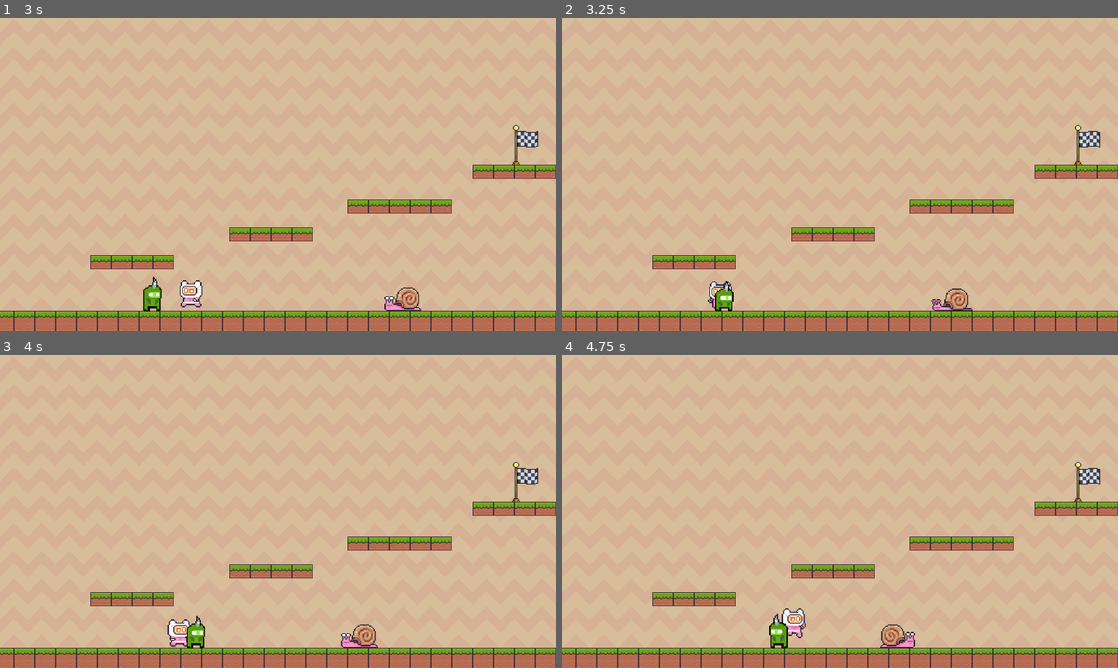
Above: before the commit, frames 1-4 (two rows, left to right).
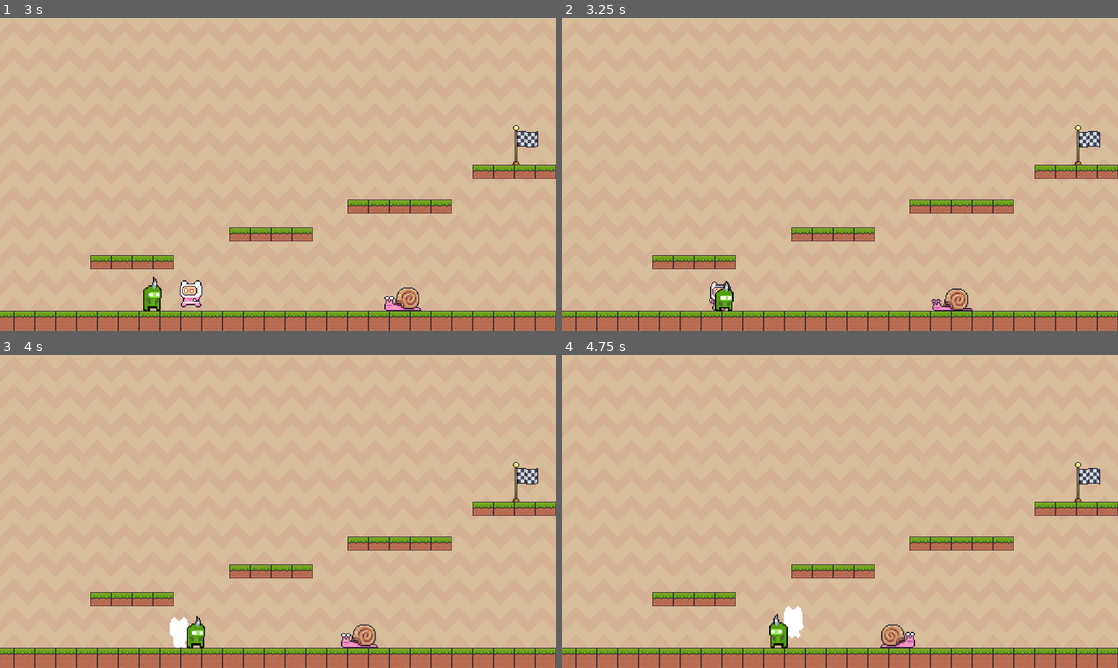
Above: after the commit, the same moments.

Repository: OVOAOVO/2DGame
Game: Godot game, scene res://Prefab/UI/开始界面.tscn
Two runs of this game, one before a commit and one after it. Both use one fixed random seed, a clock stepped at 60 frames per second and the inputs below.
Inputs:
- Up to frame 1 (3 s): click "开始游戏" at 0.5 s; hold D (right) 1.28-2.78 s; tap Space (jump) at 1.35, 1.52, 1.82, 2.1, 2.27, 2.57, 2.85 s; hold A (left) from 2.78 s (still down)
- Up to frame 2 (3.25 s): keep holding A (left)
- Up to frame 3 (4 s): release A (left) at 3.53 s; hold D (right) from 3.53 s (still down); tap Space (jump) at 3.6, 3.77 s
- Up to frame 4 (4.75 s): keep holding D (right); tap Space (jump) at 4.07, 4.35, 4.52 s

Frame 1 is identical in both runs. In frame 2, less than 0.1% of the frame differs, in the area x 26-31%, y 84-94%; in frame 3, 0.2%; in frame 4, 0.3%, in the area x 39-44%, y 80-91%.

Commit message:
玩家触碰敌人收击

Diff:
--- a/GDScripts/玩家/玩家动画切换.gd
+++ b/GDScripts/玩家/玩家动画切换.gd
@@ -1,10 +1,15 @@
 extends AnimatedSprite2D
+
+var is_hitting = false
 
 func _ready():
 	get_parent().connect("move_state_changed", _on_move_state_changed)
+	get_parent().get_node("Area2D").touch_enemy.connect(_on_touch_enemy)
 
+func _on_move_state_changed(is_run, is_jump, is_fall, dir):
 
-func _on_move_state_changed(is_run, is_jump, is_fall, velocity, dir):
+	if is_hitting:
+		return
 
 	if is_jump:
 		play("Jump")
@@ -18,3 +23,10 @@
 	# 直接用自己
 	if dir != 0:
 		flip_h = dir < 0
+
+func _on_touch_enemy():
+	print("收到 hit 信号")
+	is_hitting = true
+	play("Touch_Enemy")
+	await animation_finished
+	is_hitting = false
--- a/GDScripts/玩家/玩家收击与碰撞.gd
+++ b/GDScripts/玩家/玩家收击与碰撞.gd
@@ -1,4 +1,6 @@
 extends Area2D
+
+signal touch_enemy
 
 func _ready() -> void:
 	area_entered.connect(_on_area_entered)
@@ -7,3 +9,4 @@
 func _on_area_entered(area):
 	if area.is_in_group("Enemy"):
 		print("Enemy碰到玩家了")
+		emit_signal("touch_enemy")
--- a/GDScripts/玩家/玩家移动.gd
+++ b/GDScripts/玩家/玩家移动.gd
@@ -30,6 +30,5 @@
 		abs(velocity.x) > 1,
 		velocity.y < 0,
 		velocity.y > 0 and not is_on_floor(),
-		velocity,
 		direction
 	)
--- a/Prefab/角色/玩家角色.tscn
+++ b/Prefab/角色/玩家角色.tscn
@@ -5,6 +5,7 @@
 [ext_resource type="Texture2D" uid="uid://v1kmxdsi3t81" path="res://Assets/images/Pink Man/Idle (32x32).png" id="1_uyb8x"]
 [ext_resource type="Texture2D" uid="uid://dp8iko0a7ma5f" path="res://Assets/images/Pink Man/Jump (32x32).png" id="3_un6cx"]
 [ext_resource type="Texture2D" uid="uid://cmgy0elgamj1y" path="res://Assets/images/Pink Man/Run (32x32).png" id="4_un6cx"]
+[ext_resource type="Texture2D" uid="uid://cngjfjfc37vex" path="res://Assets/images/Pink Man/Hit (32x32).png" id="6_227gi"]
 [ext_resource type="Script" uid="uid://ce66i4gf5g6bd" path="res://GDScripts/玩家/玩家动画切换.gd" id="6_csbx2"]
 [ext_resource type="AudioStream" uid="uid://cgm1763ygod3n" path="res://Assets/sounds/Jump_new.wav" id="6_fcw5n"]
 [ext_resource type="Script" uid="uid://dky01sx8812y7" path="res://GDScripts/玩家/玩家收击与碰撞.gd" id="7_2p2l7"]
@@ -101,6 +102,34 @@
 atlas = ExtResource("4_un6cx")
 region = Rect2(352, 0, 32, 32)
 
+[sub_resource type="AtlasTexture" id="AtlasTexture_a6oc6"]
+atlas = ExtResource("6_227gi")
+region = Rect2(0, 0, 32, 32)
+
+[sub_resource type="AtlasTexture" id="AtlasTexture_p6q0w"]
+atlas = ExtResource("6_227gi")
+region = Rect2(32, 0, 32, 32)
+
+[sub_resource type="AtlasTexture" id="AtlasTexture_uxsxf"]
+atlas = ExtResource("6_227gi")
+region = Rect2(64, 0, 32, 32)
+
+[sub_resource type="AtlasTexture" id="AtlasTexture_tynam"]
+atlas = ExtResource("6_227gi")
+region = Rect2(96, 0, 32, 32)
+
+[sub_resource type="AtlasTexture" id="AtlasTexture_cnaal"]
+atlas = ExtResource("6_227gi")
+region = Rect2(128, 0, 32, 32)
+
+[sub_resource type="AtlasTexture" id="AtlasTexture_gijc8"]
+atlas = ExtResource("6_227gi")
+region = Rect2(160, 0, 32, 32)
+
+[sub_resource type="AtlasTexture" id="AtlasTexture_m1fui"]
+atlas = ExtResource("6_227gi")
+region = Rect2(192, 0, 32, 32)
+
 [sub_resource type="SpriteFrames" id="SpriteFrames_78025"]
 animations = [{
 "frames": [{
@@ -193,6 +222,32 @@
 }],
 "loop": true,
 "name": &"Run",
+"speed": 20.0
+}, {
+"frames": [{
+"duration": 1.0,
+"texture": SubResource("AtlasTexture_a6oc6")
+}, {
+"duration": 1.0,
+"texture": SubResource("AtlasTexture_p6q0w")
+}, {
+"duration": 1.0,
+"texture": SubResource("AtlasTexture_uxsxf")
+}, {
+"duration": 1.0,
+"texture": SubResource("AtlasTexture_tynam")
+}, {
+"duration": 1.0,
+"texture": SubResource("AtlasTexture_cnaal")
+}, {
+"duration": 1.0,
+"texture": SubResource("AtlasTexture_gijc8")
+}, {
+"duration": 1.0,
+"texture": SubResource("AtlasTexture_m1fui")
+}],
+"loop": false,
+"name": &"Touch_Enemy",
 "speed": 20.0
 }]
 
@@ -209,7 +264,7 @@
 [node name="AnimatedSprite2D" type="AnimatedSprite2D" parent="." unique_id=1597771471]
 scale = Vector2(0.5, 0.5)
 sprite_frames = SubResource("SpriteFrames_78025")
-animation = &"Idle"
+animation = &"Fall"
 autoplay = "Idle"
 script = ExtResource("6_csbx2")
 
@@ -221,7 +276,7 @@
 [node name="JumpSound" type="AudioStreamPlayer2D" parent="." unique_id=591649179]
 stream = ExtResource("6_fcw5n")
 
-[node name="Area2D" type="Area2D" parent="." unique_id=1655812638 groups=["Enemy", "Player"]]
+[node name="Area2D" type="Area2D" parent="." unique_id=1655812638 groups=["Player"]]
 script = ExtResource("7_2p2l7")
 
 [node name="CollisionShape2D" type="CollisionShape2D" parent="Area2D" unique_id=602217970]
